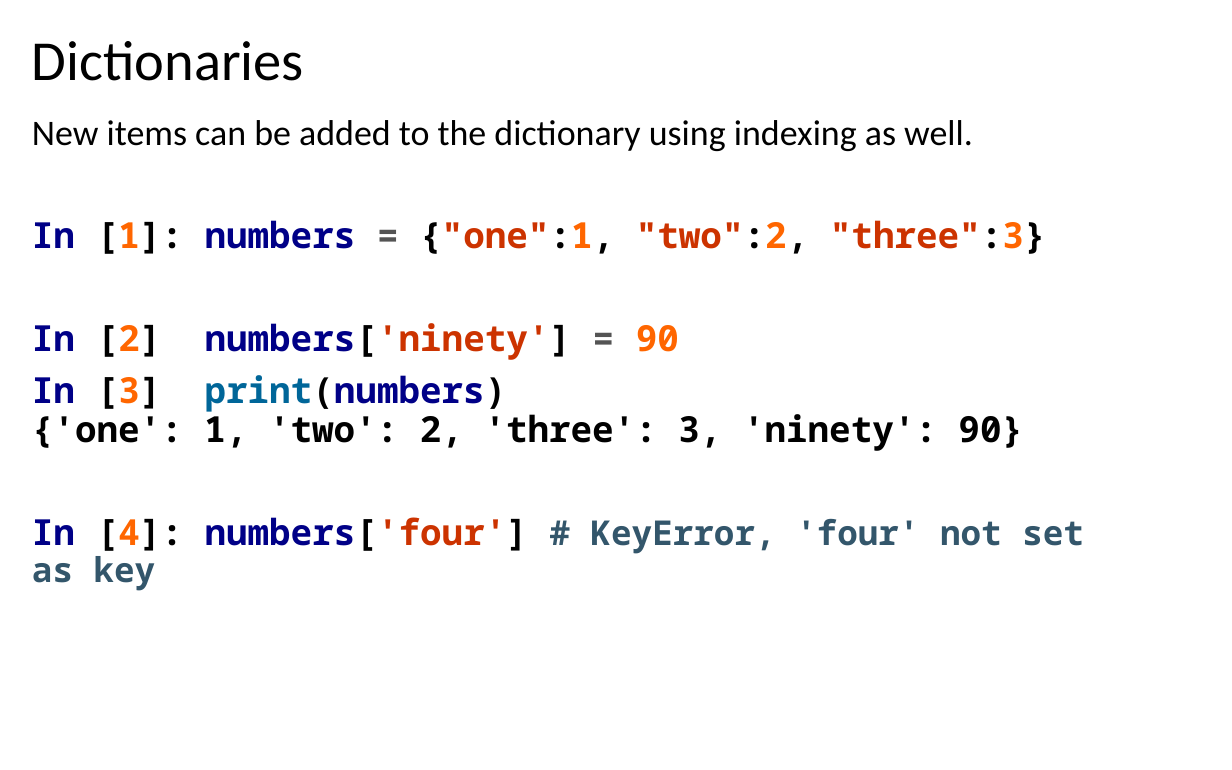
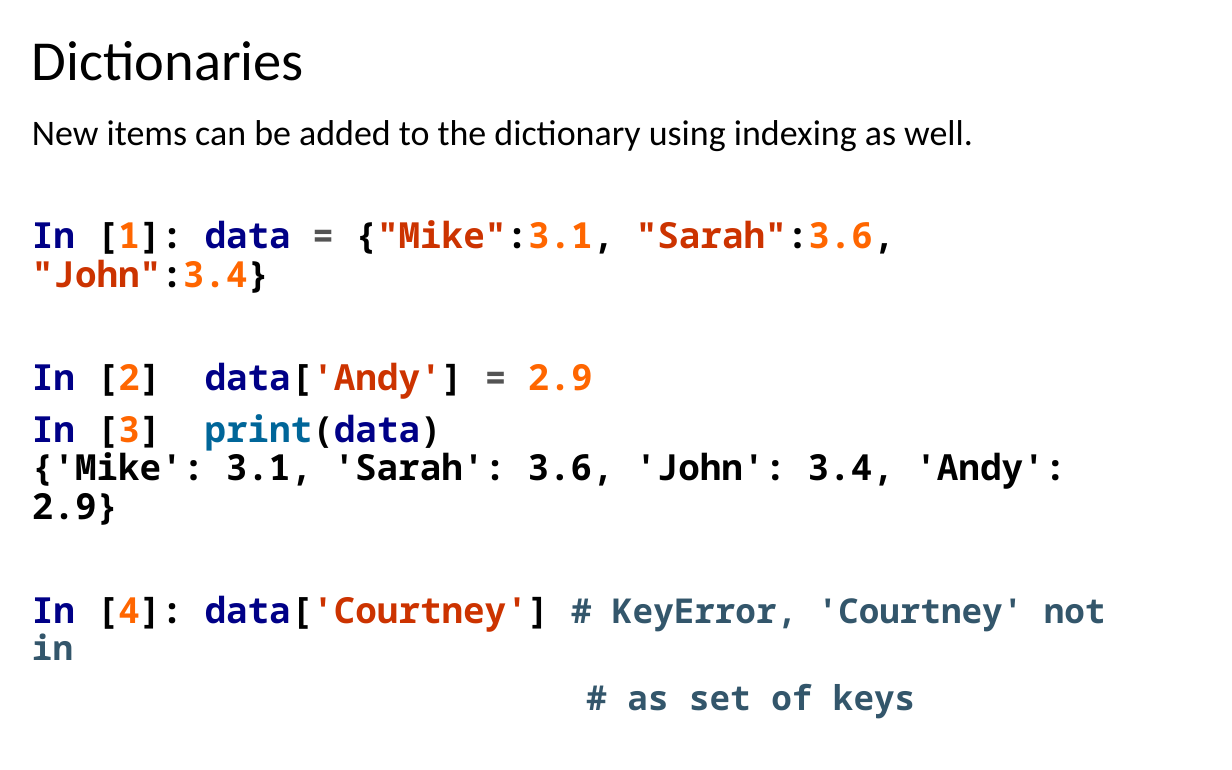
Before and after one commit to LongBaoNguyen/longbaonguyen.github.io, a slide deck: slide 18 of courses/apcsp/lect9.pptx. Drawn at 1232x770 pixels with LibreOffice and Linux fonts; fonts in the diff are those of the drawing. Boxes give left, top, right and bottom in pixels: in the first picture for what was removed or moved away, otherwise in the second. Text is boxed around its words. In the diff, an @@ line names an element or a change of style, - is before the commit and + after.

```diff
--- a/courses/apcsp/lect9.pptx
+++ b/courses/apcsp/lect9.pptx
@@ text at [32,220,1106,719]: text changed @@
-In [1]: numbers = {"one":1, "two":2, "three":3}
-In [2] numbers['ninety'] = 90
-In [3] print(numbers)
-{'one': 1, 'two': 2, 'three': 3, 'ninety': 90}
-In [4]: numbers['four'] # KeyError, 'four' not set as key
+In [1]: data = {"Mike":3.1, "Sarah":3.6, "John":3.4}
+In [2] data['Andy'] = 2.9
+In [3] print(data)
+{'Mike': 3.1, 'Sarah': 3.6, 'John': 3.4, 'Andy': 2.9}
+In [4]: data['Courtney'] # KeyError, 'Courtney' not in
+# as set of keys
```
Also in this commit, not shown: 7 other slides changed, 38 other files.
